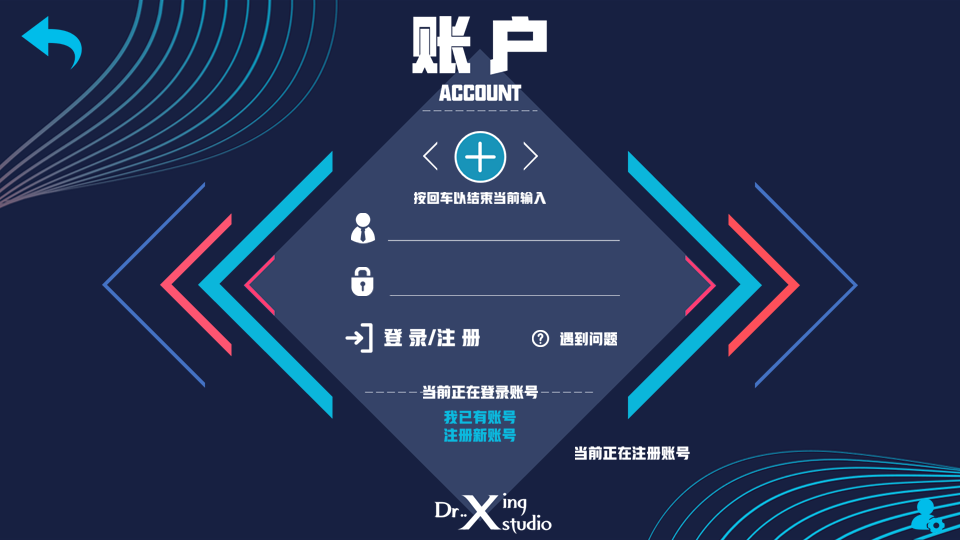
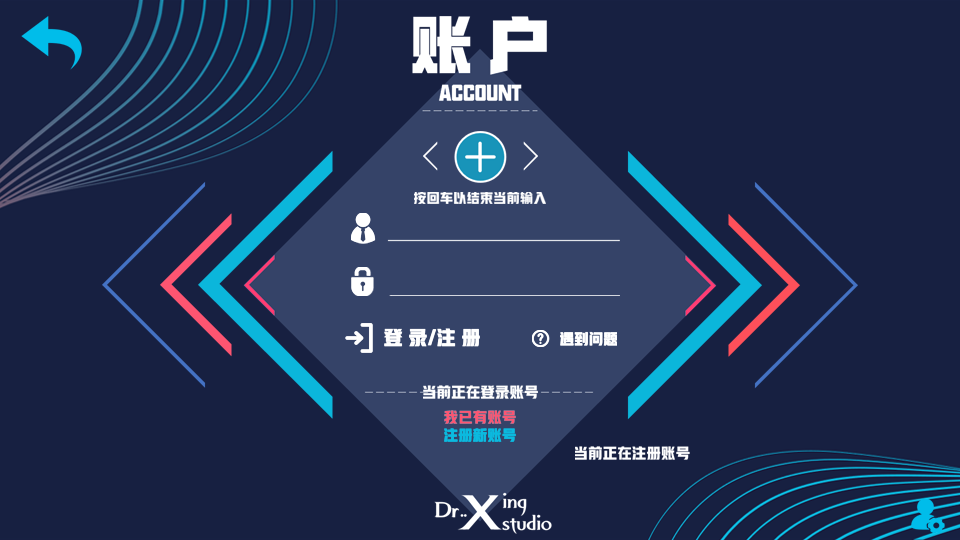
Layer changes from the first 960 x 540 image to the second:
showed group "未登录 拷贝" (7 layers) over [345,213,620,442]
